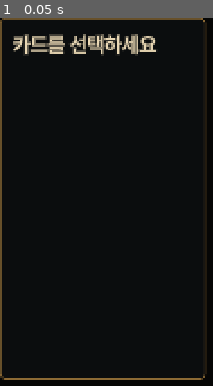
Above: before the commit, frame 1.
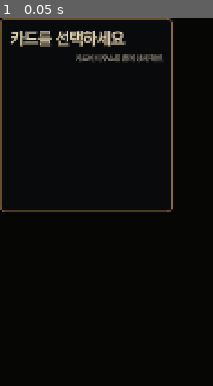
Above: after the commit, the same moment.

Repository: alsdmlals4-eng/Ten-Paces-Hidden-Moves
Game: Godot game, scene res://scenes/ui/card_detail_panel.tscn
Same seed, same stepped clock (60 frames per second), same inputs: the game is played once before the commit and once after it. This scene is started directly instead of the project's main scene.
Inputs:
- Up to frame 1 (0.05 s): no input

The runs differ from the first frame. In frame 1, 6.4% of the frame differs, in the area x 0-98%, y 0-99%.

Commit message:
feat: adapt card detail panel for STEP 7 combat overlay

Diff:
--- a/src/ui/card_detail_panel.gd
+++ b/src/ui/card_detail_panel.gd
@@ -2,41 +2,107 @@
 extends PanelContainer
 
 var definition: Dictionary = {}
+var pinned := false
 var _built := false
 var _title: Label
 var _category: Label
+var _mode: Label
 var _content: VBoxContainer
+var _scroll: ScrollContainer
 
 func _ready() -> void:
-    custom_minimum_size = Vector2(370, 650)
+    custom_minimum_size = Vector2(310.0, 350.0)
+    mouse_filter = Control.MOUSE_FILTER_STOP
     _build()
     _apply_definition()
 
 func set_definition(value: Dictionary) -> void:
+    show_definition(value, false)
+
+func show_definition(value: Dictionary, value_pinned: bool = false) -> void:
     definition = value.duplicate(true)
+    pinned = value_pinned
     if is_inside_tree():
         _build()
         _apply_definition()
+    visible = not definition.is_empty()
+
+func set_pinned(value: bool) -> void:
+    pinned = value
+    _refresh_mode_label()
+
+func clear_definition() -> void:
+    definition.clear()
+    pinned = false
+    if is_inside_tree():
+        _apply_definition()
+    visible = false
 
 func _build() -> void:
-    if _built: return
+    if _built:
+        return
     _built = true
     add_theme_stylebox_override("panel", _panel_style())
-    var column := VBoxContainer.new(); column.add_theme_constant_override("separation", 10); add_child(column)
-    var header := HBoxContainer.new(); column.add_child(header)
-    _title = Label.new(); _title.size_flags_horizontal = Control.SIZE_EXPAND_FILL
-    _title.add_theme_font_size_override("font_size", 34); _title.add_theme_color_override("font_color", Color("ead8b4")); header.add_child(_title)
-    _category = Label.new(); _category.add_theme_font_size_override("font_size", 20)
-    _category.add_theme_color_override("font_color", Color("d6b36c")); header.add_child(_category)
-    _content = VBoxContainer.new(); _content.add_theme_constant_override("separation", 8); column.add_child(_content)
+
+    var column := VBoxContainer.new()
+    column.name = "CardDetailColumn"
+    column.add_theme_constant_override("separation", 7)
+    add_child(column)
+
+    var header := HBoxContainer.new()
+    header.name = "CardDetailHeader"
+    column.add_child(header)
+
+    _title = Label.new()
+    _title.size_flags_horizontal = Control.SIZE_EXPAND_FILL
+    _title.add_theme_font_size_override("font_size", 27)
+    _title.add_theme_color_override("font_color", Color("ead8b4"))
+    header.add_child(_title)
+
+    _category = Label.new()
+    _category.add_theme_font_size_override("font_size", 16)
+    _category.add_theme_color_override("font_color", Color("d6b36c"))
+    header.add_child(_category)
+
+    _mode = Label.new()
+    _mode.horizontal_alignment = HORIZONTAL_ALIGNMENT_RIGHT
+    _mode.add_theme_font_size_override("font_size", 12)
+    _mode.add_theme_color_override("font_color", Color("9f9484"))
+    column.add_child(_mode)
+
+    _scroll = ScrollContainer.new()
+    _scroll.name = "CardDetailScroll"
+    _scroll.size_flags_vertical = Control.SIZE_EXPAND_FILL
+    _scroll.horizontal_scroll_mode = ScrollContainer.SCROLL_MODE_DISABLED
+    column.add_child(_scroll)
+
+    _content = VBoxContainer.new()
+    _content.name = "CardDetailContent"
+    _content.size_flags_horizontal = Control.SIZE_EXPAND_FILL
+    _content.add_theme_constant_override("separation", 5)
+    _scroll.add_child(_content)
+
+    set_meta("step", 7)
+    set_meta("layout_role", "left_overlay")
+    set_meta("hover_preview", true)
+    set_meta("click_pin", true)
+    set_meta("blank_click_close", true)
+    set_meta("action_placement_enabled", false)
 
 func _apply_definition() -> void:
-    if not _built: return
-    for child in _content.get_children(): child.queue_free()
+    if not _built:
+        return
+    for child in _content.get_children():
+        child.queue_free()
     if definition.is_empty():
-        _title.text = "카드를 선택하세요"; _category.text = ""; return
-    _title.text = str(definition.get("name", "")); _category.text = str(definition.get("category_label", ""))
-    _add_row("소속", str(definition.get("source_label", "")))
+        _title.text = "카드를 선택하세요"
+        _category.text = ""
+        _refresh_mode_label()
+        return
+
+    _title.text = str(definition.get("name", ""))
+    _category.text = str(definition.get("category_label", ""))
+    _add_row("소속", "[%s]" % str(definition.get("source_label", "")))
     _add_row("대상", str(definition.get("target", "")))
     _add_row("사거리", str(definition.get("range_text", "-")))
     _add_row("피해", str(definition.get("damage", "없음")))
@@ -48,27 +114,79 @@
     _add_row("행동 슬롯", str(definition.get("action_slots", 0)))
     _add_row("기력", str(definition.get("stamina_cost", 0)))
     _add_row("내력", str(definition.get("internal_cost", 0)))
-    _add_separator(); _add_section("", str(definition.get("flavor", "")), true)
+    _add_separator()
+    _add_section("", str(definition.get("flavor", "")), true)
+    _refresh_mode_label()
+
+func _refresh_mode_label() -> void:
+    if _mode == null:
+        return
+    if definition.is_empty():
+        _mode.text = "카드에 마우스를 올려 상세 확인"
+    elif pinned:
+        _mode.text = "클릭 고정 · 같은 카드 또는 빈 공간 클릭으로 닫기"
+    else:
+        _mode.text = "마우스 보기 · 클릭하면 고정"
+    set_meta("pinned", pinned)
+    set_meta("card_id", str(definition.get("id", "")))
 
 func _add_row(key: String, value: String) -> void:
     var row := HBoxContainer.new()
-    var key_label := Label.new(); key_label.custom_minimum_size = Vector2(105, 0); key_label.text = key
-    key_label.add_theme_color_override("font_color", Color("cda960")); key_label.add_theme_font_size_override("font_size", 20)
-    var value_label := Label.new(); value_label.text = value; value_label.autowrap_mode = TextServer.AUTOWRAP_WORD_SMART
-    value_label.size_flags_horizontal = Control.SIZE_EXPAND_FILL; value_label.add_theme_color_override("font_color", Color("e9dfcd")); value_label.add_theme_font_size_override("font_size", 20)
-    row.add_child(key_label); row.add_child(value_label); _content.add_child(row); _add_separator()
+    var key_label := Label.new()
+    key_label.custom_minimum_size = Vector2(88.0, 0.0)
+    key_label.text = key
+    key_label.add_theme_color_override("font_color", Color("cda960"))
+    key_label.add_theme_font_size_override("font_size", 16)
+    var value_label := Label.new()
+    value_label.text = value
+    value_label.autowrap_mode = TextServer.AUTOWRAP_WORD_SMART
+    value_label.size_flags_horizontal = Control.SIZE_EXPAND_FILL
+    value_label.add_theme_color_override("font_color", Color("e9dfcd"))
+    value_label.add_theme_font_size_override("font_size", 16)
+    row.add_child(key_label)
+    row.add_child(value_label)
+    _content.add_child(row)
 
 func _add_section(title: String, value: String, muted := false) -> void:
     if not title.is_empty():
-        var label := Label.new(); label.text = title; label.add_theme_color_override("font_color", Color("cda960")); label.add_theme_font_size_override("font_size", 20); _content.add_child(label)
-    var body := Label.new(); body.text = value; body.autowrap_mode = TextServer.AUTOWRAP_WORD_SMART
-    body.add_theme_font_size_override("font_size", 20); body.add_theme_color_override("font_color", Color("9f9484") if muted else Color("e9dfcd")); _content.add_child(body)
+        var label := Label.new()
+        label.text = title
+        label.add_theme_color_override("font_color", Color("cda960"))
+        label.add_theme_font_size_override("font_size", 16)
+        _content.add_child(label)
+    var body := Label.new()
+    body.text = value
+    body.autowrap_mode = TextServer.AUTOWRAP_WORD_SMART
+    body.add_theme_font_size_override("font_size", 16)
+    body.add_theme_color_override("font_color", Color("9f9484") if muted else Color("e9dfcd"))
+    _content.add_child(body)
 
 func _add_separator() -> void:
-    var separator := HSeparator.new(); separator.add_theme_color_override("separator", Color("5f492d")); _content.add_child(separator)
+    var separator := HSeparator.new()
+    separator.add_theme_color_override("separator", Color("5f492d"))
+    _content.add_child(separator)
+
+func get_detail_snapshot() -> Dictionary:
+    return {
+        "step": 7,
+        "layout_role": "left_overlay",
+        "visible": visible,
+        "pinned": pinned,
+        "card_id": str(definition.get("id", "")),
+        "hover_preview": true,
+        "click_pin": true,
+        "blank_click_close": true,
+        "action_placement_enabled": false
+    }
 
 func _panel_style() -> StyleBoxFlat:
-    var style := StyleBoxFlat.new(); style.bg_color = Color("0b0d0e"); style.border_color = Color("8d6b35")
-    style.set_border_width_all(2); style.set_corner_radius_all(8)
-    style.content_margin_left = 22; style.content_margin_right = 22; style.content_margin_top = 22; style.content_margin_bottom = 22
+    var style := StyleBoxFlat.new()
+    style.bg_color = Color(0.035, 0.040, 0.043, 0.97)
+    style.border_color = Color("8d6b35")
+    style.set_border_width_all(2)
+    style.set_corner_radius_all(8)
+    style.content_margin_left = 18
+    style.content_margin_right = 18
+    style.content_margin_top = 16
+    style.content_margin_bottom = 16
     return style
